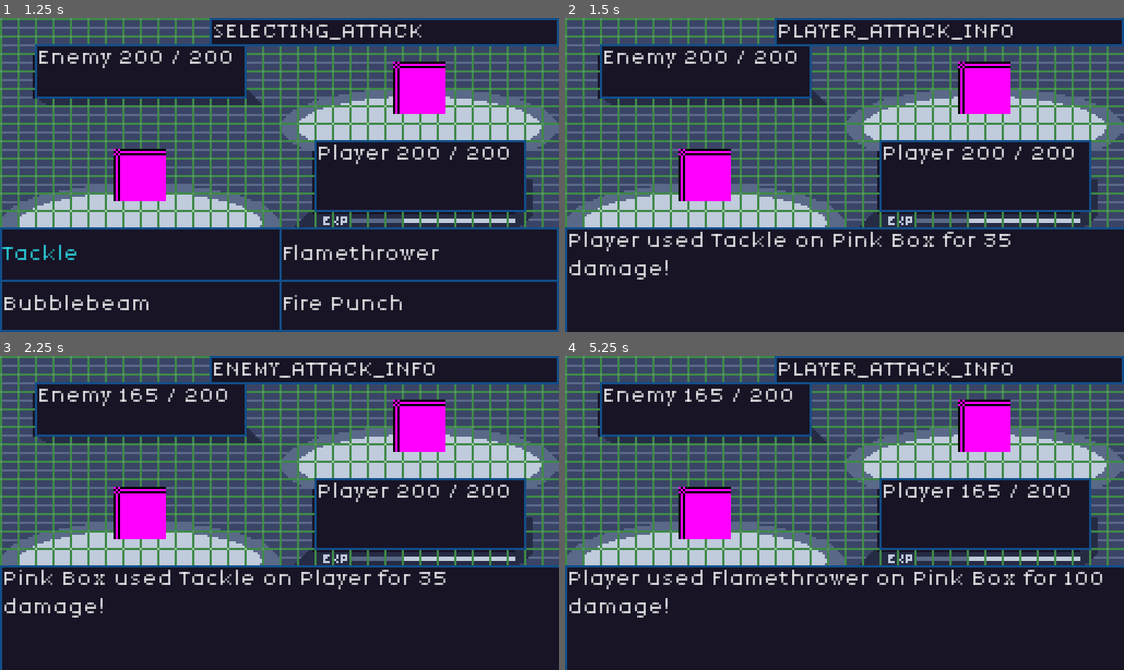
Above: before the commit, frames 1-4 (two rows, left to right).
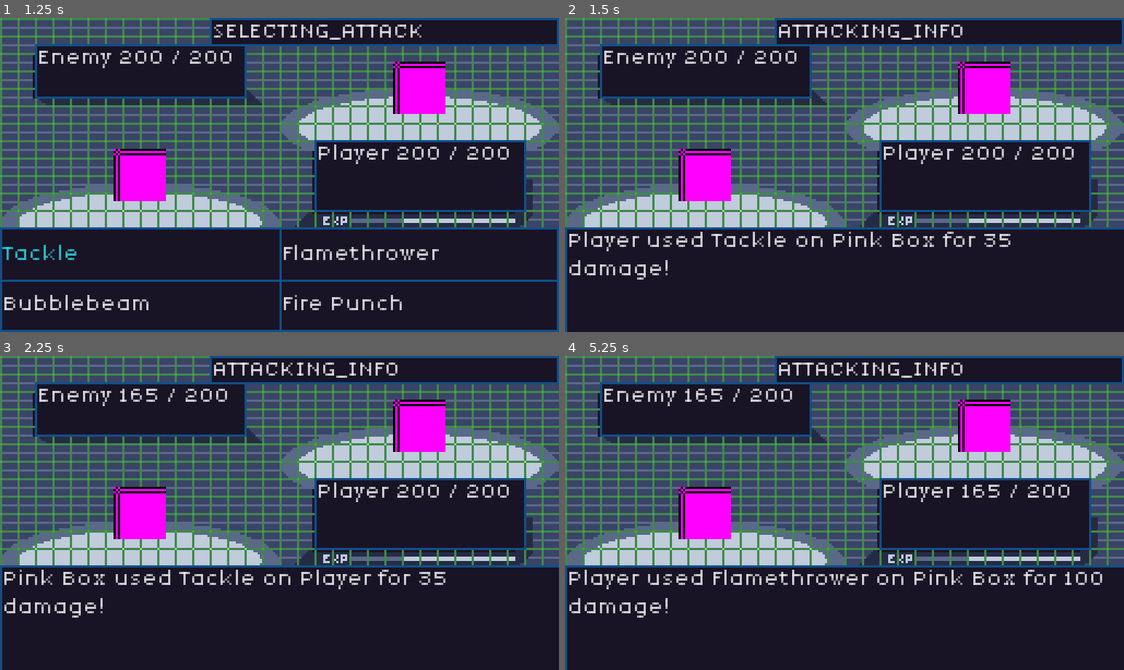
Above: after the commit, the same moments.

Repository: JakeTaussig/rpg-rougelike
Game: Godot game, scene res://scenes/battle.tscn
The game is run twice, just before and just after one commit, with the same random seed, the same clock (stepped at 60 frames per second) and the same inputs.
Inputs:
- Up to frame 1 (1.25 s): click "Attack" at 0.5 s
- Up to frame 2 (1.5 s): click "Tackle" at 1.25 s
- Up to frame 3 (2.25 s): click "Continue" at 2 s
- Up to frame 4 (5.25 s): click "Continue" at 2.75 s; click "Item" at 3.5 s; click "Attack" at 4.25 s; click "Flamethrower" at 5 s

Frame 1 is identical in both runs. In frame 2, 0.8% of the frame differs, in the area x 38-81%, y 2-7%; in frame 3, 0.8%; in frame 4, 0.8%.

Commit message:
Consolidated 2 states into "ATTACKING_INFO"

Diff:
--- a/scripts/battle.gd
+++ b/scripts/battle.gd
@@ -3,7 +3,7 @@
 var turn: int = 0
 var turn_order_index: int = 0
 var battle_participants = []
-enum State {SELECTING_ACTION, SELECTING_ATTACK, PLAYER_ATTACK_INFO, ENEMY_ATTACK, ENEMY_ATTACK_INFO, GAME_END}
+enum State {SELECTING_ACTION, SELECTING_ATTACK, ENEMY_ATTACK, ATTACKING_INFO, GAME_END}
 var state: State = State.SELECTING_ACTION
 
 # Called when the node enters the scene tree for the first time.
@@ -29,7 +29,7 @@
 		%Action.visible = false
 	elif old_state == State.SELECTING_ATTACK:
 		%MovesMenu.visible = false
-	elif old_state == State.PLAYER_ATTACK_INFO || old_state == State.ENEMY_ATTACK_INFO:
+	elif old_state == State.ATTACKING_INFO:
 		%BattleStatus.visible = false
 		_render_hp()
 		if %Enemy.hp <= 0:
@@ -54,13 +54,9 @@
 		var used_move_name = results[0].move_name
 		var damage = results[1]
 		var message = "%s used %s on %s for %d damage!" % [%Enemy.character_name, used_move_name, %Player.character_name, damage]
-		_update_state(State.ENEMY_ATTACK_INFO, message)
-	elif state == State.PLAYER_ATTACK_INFO:
-		%BattleStatus.visible = true
-		%BattleStatus.text = label_text
-		%ContinueButton.visible = true
-		%ContinueButton.grab_focus()
-	elif state == State.ENEMY_ATTACK_INFO:
+		_update_state(State.ATTACKING_INFO, message)
+	elif state == State.ATTACKING_INFO:
+		turn_order_index += 1
 		%BattleStatus.visible = true
 		%BattleStatus.text = label_text
 		%ContinueButton.visible = true
@@ -85,18 +81,20 @@
 	var used_move_name = results[0].move_name
 	var damage = results[1]
 	var message = "%s used %s on %s for %d damage!" % [%Player.character_name, used_move_name, %Enemy.character_name, damage]
-	_update_state(State.PLAYER_ATTACK_INFO, message)
-
+	_update_state(State.ATTACKING_INFO, message)
 
 func _render_hp() -> void:
 	%EnemyPanel.text = "Enemy " + str(%Enemy.hp) + " / " + str(%Enemy.max_hp)
 	%PlayerPanel.text = "Player " + str(%Player.hp) + " / " + str(%Player.max_hp)
 
 func _on_continue_button_pressed() -> void:
-	if state == State.PLAYER_ATTACK_INFO:
-		_update_state(State.ENEMY_ATTACK)
-	elif state == State.ENEMY_ATTACK_INFO:
-		_update_state(State.SELECTING_ACTION, "What will %s do?" % %Player.character_name)
+	if state == State.ATTACKING_INFO:
+		if turn_order_index == battle_participants.size():
+			turn_order_index = 0
+		if battle_participants[turn_order_index].is_player:
+			_update_state(State.SELECTING_ACTION, "What will %s do?" % %Player.character_name)
+		else:
+			_update_state(State.ENEMY_ATTACK)
 	elif state == State.GAME_END:
 		get_tree().quit()
 
